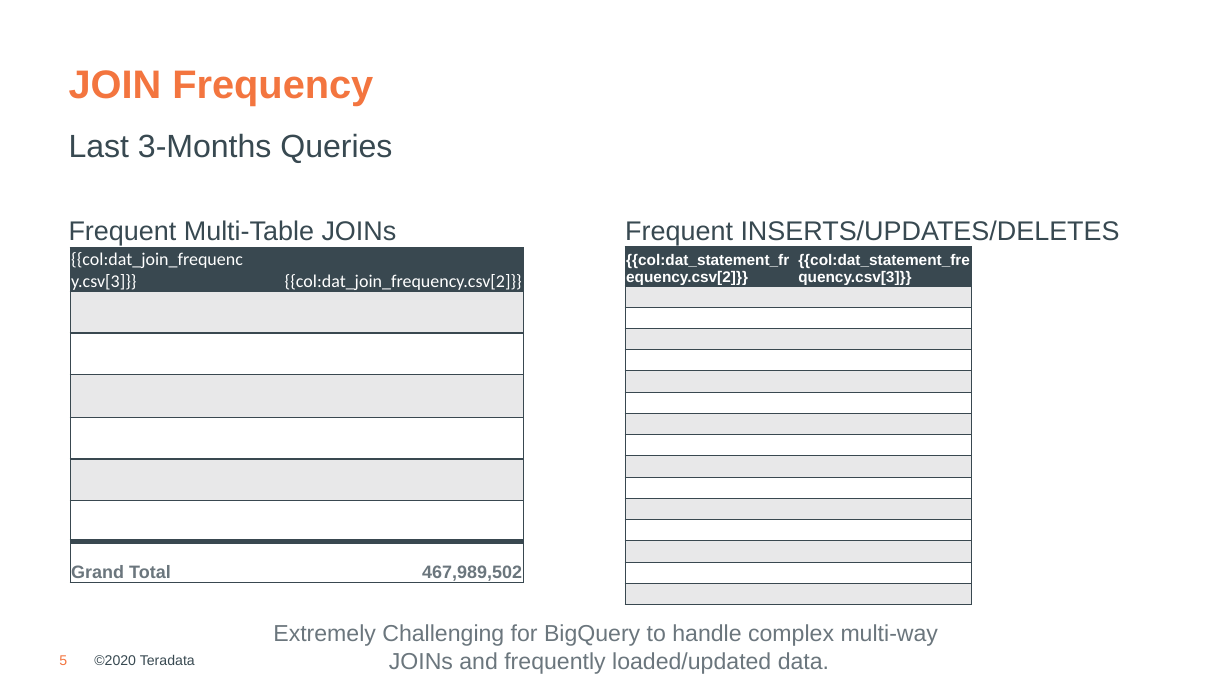
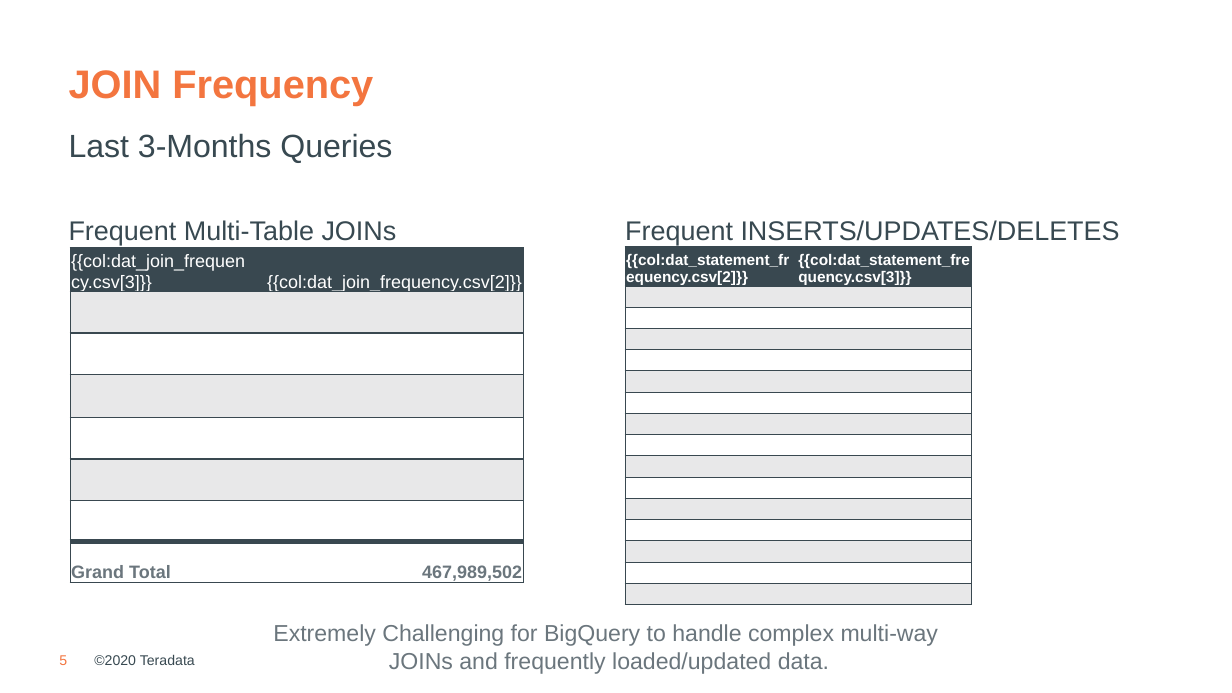
Before and after one commit to tdcoa/sql, a slide deck: slide 5 of filesets/workload_analytics/workload_characteristics.pptx. Drawn at 1232x693 pixels with LibreOffice and Linux fonts; fonts in the diff are those of the drawing; background and template pictures are left out. Boxes give left, top, right and bottom in pixels: in the first picture for what was removed or moved away, otherwise in the second. Text is boxed around its words. In the diff, an @@ line names an element or a change of style, - is before the commit and + after.

```diff
--- a/filesets/workload_analytics/workload_characteristics.pptx
+++ b/filesets/workload_analytics/workload_characteristics.pptx
@@ table at <box>70,248,524,585</box> @@
@@ font Calibri to Arial in "{{col:dat_join_frequency.csv[3]}}", "{{col:dat_join_frequency.csv[2]}}" @@
```
Also in this commit, not shown: 3 other slides changed.
